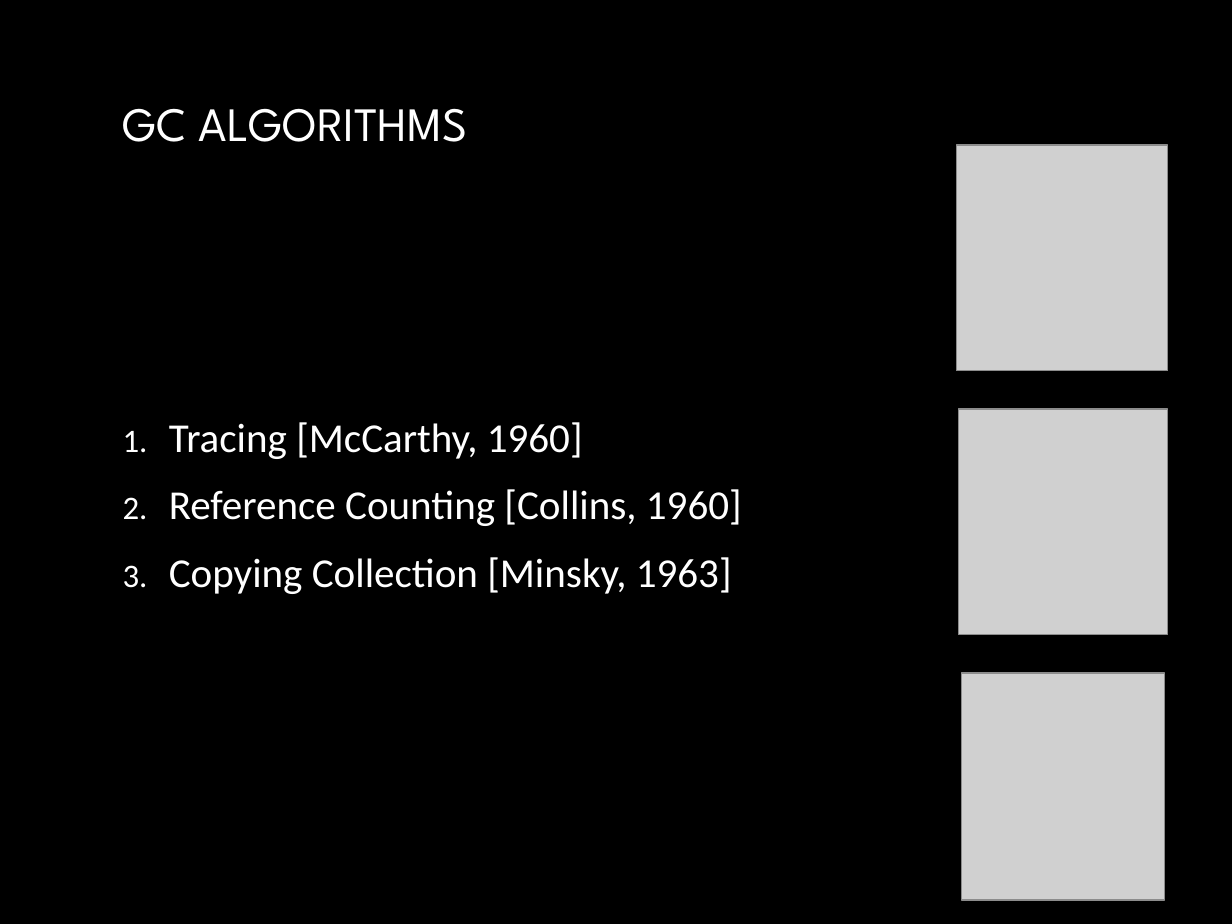
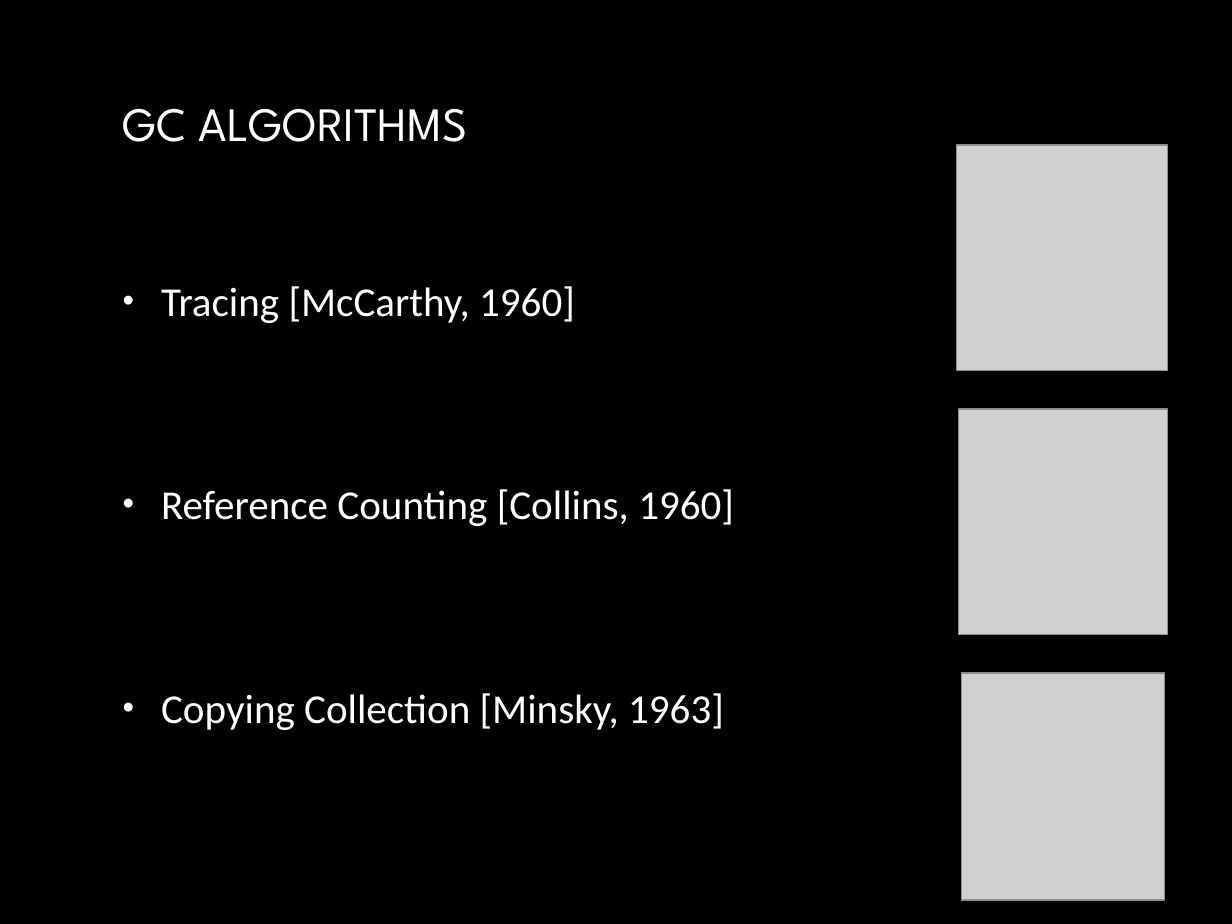
Before and after one commit to yuriyshapovalov/slides, a slide deck: slide 3 of ppt/Garbage collection in dotnet.pptx. Drawn at 1232x924 pixels with LibreOffice and Linux fonts; fonts in the diff are those of the drawing; grey boxes stand for pictures; background and template pictures are left out. Boxes give left, top, right and bottom in pixels: in the first picture for what was removed or moved away, otherwise in the second. Text is boxed around its words. In the diff, an @@ line names an element or a change of style, - is before the commit and + after.

Commit message:
update garbage collection in dotnet slides

```diff
--- a/ppt/Garbage collection in dotnet.pptx
+++ b/ppt/Garbage collection in dotnet.pptx
@@ text "Tracing [McCarthy, 1960]" at [161,286,734,730]: bullet 1. to • @@
```
Also in this commit, not shown: 3 slides added.
